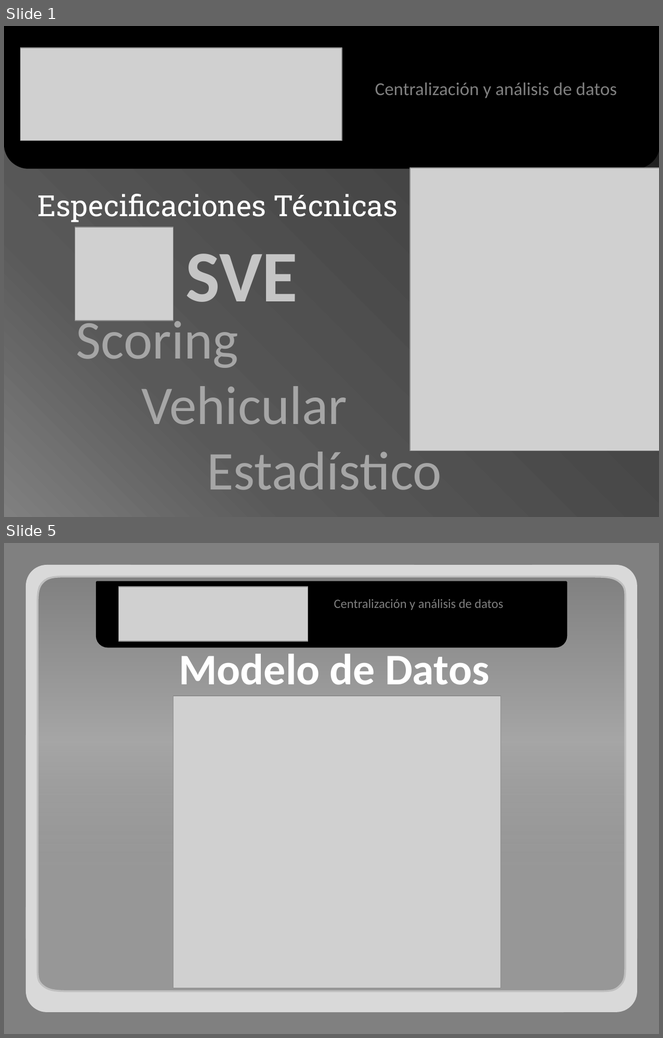
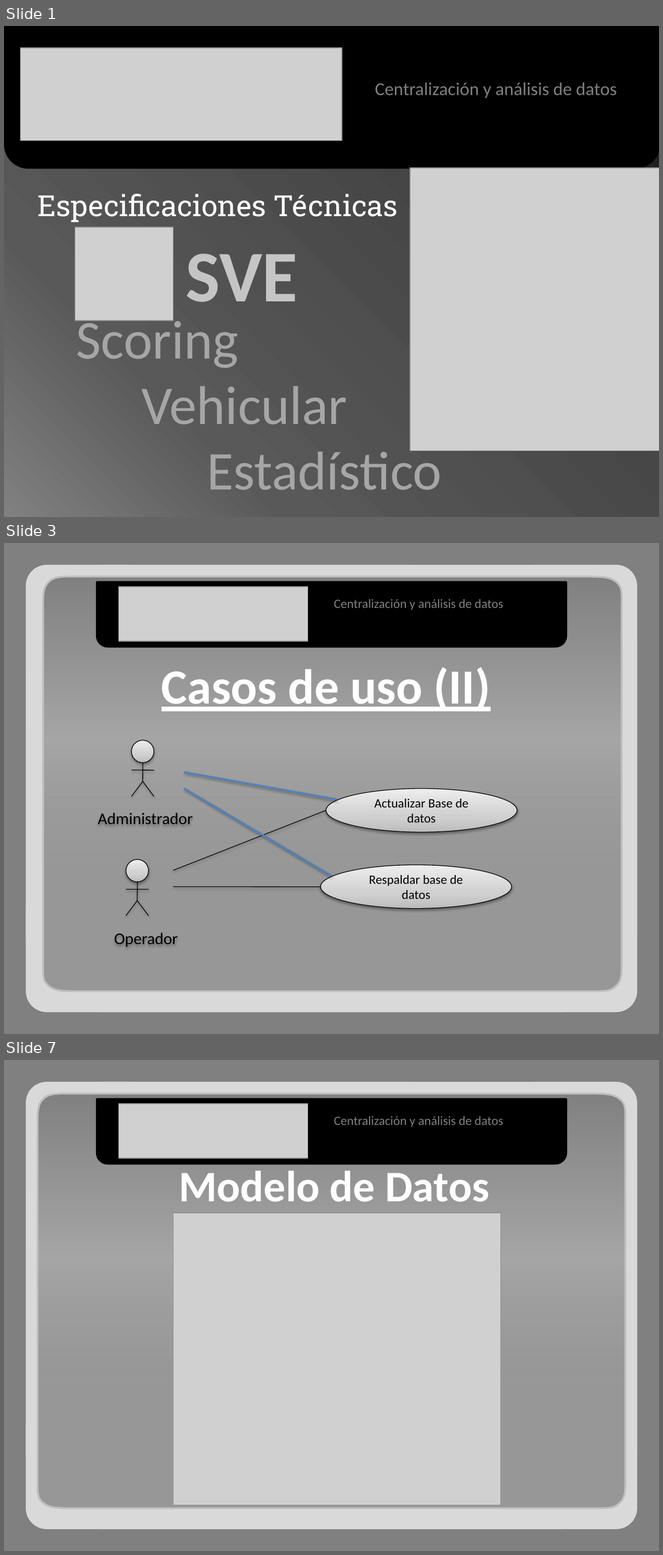
Before and after one commit to adrianachelotti/tallerdesarrollo1ero2011, a slide deck: Presentacion/Tecnica/Presentacion Tecnica.pptx. Shown one above the other, each under a label of ours: slides 1 and 5 before the commit, slides 1, 3 and 7 after it; the slides between them are not shown. The pictures are 663x1038 and 663x1555 pixels, drawn with LibreOffice and Linux fonts; fonts in the diff are those of the drawing; grey boxes stand for pictures. Boxes give left, top, right and bottom in pixels: in the first picture for what was removed or moved away, otherwise in the second. Text is boxed around its words. In the diff, an @@ line names an element or a change of style, - is before the commit and + after.

```diff
--- a/Presentacion/Tecnica/Presentacion Tecnica.pptx
+++ b/Presentacion/Tecnica/Presentacion Tecnica.pptx
@@ slide 3 added at [4, 543, 659, 1034], background #808080 @@
@@ freeform shape added at [42, 576, 622, 992], fill gradient #808080 to #A6A6A6, outline #BFBFBF 2 pt @@
@@ round same rect added at [97, 583, 567, 647], fill #000000, outline #000000 2 pt @@
@@ picture added at [118, 587, 308, 641] @@
@@ text added at [334, 599, 503, 610], 14 pt, text #808080 @@
+Centralización y análisis de datos
@@ text added at [162, 667, 490, 711], 54 pt, text #FFFFFF, bold, underline @@
+Casos de uso (II)
@@ line added from (184, 772) to (337, 800), #4F81BD 2 pt @@
@@ line added from (184, 788) to (332, 876), #4F81BD 2 pt @@
@@ ellipse added at [326, 788, 518, 833], fill gradient #BDBDBD to #D1D1D1 to #EEEEEE, outline #000000 0.75 pt, 14 pt, text #000000 @@
+Actualizar Base de datos
@@ group added at [98, 740, 193, 824]: 4 lines, 1 ellipse, 1 text @@
+Administrador
@@ line added from (326, 810) to (173, 871), #000000 0.75 pt @@
@@ ellipse added at [321, 865, 512, 909], fill gradient #BDBDBD to #D1D1D1 to #EEEEEE, outline #000000 0.75 pt, 14 pt, text #000000 @@
+Respaldar base de datos
@@ line added from (321, 887) to (173, 887), #000000 0.75 pt @@
@@ group added at [26, 565, 637, 1013]: 5 rounded rectangles @@
@@ group added at [114, 860, 178, 947]: 4 lines, 1 ellipse, 1 text @@
+Operador
@@ what was slide 5 is now slide 7 @@
```
Also in this commit, not shown: 4 slides changed, 1 other slide added.
